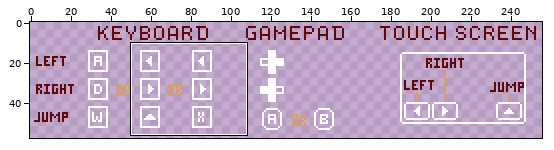
Pixel-art file: src/UI/Settings/controls.aseprite. Above: a wide view before the commit, with the close-up outlined.
Close-up. Earlier state:
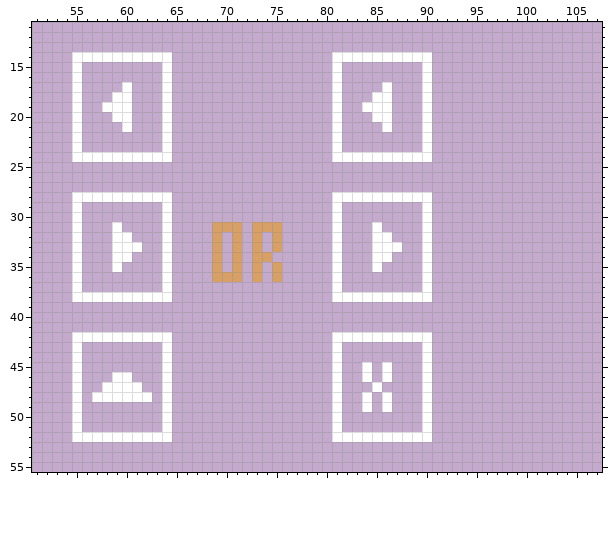
256x59 pixels, 1 frame. Shown: x 51..107, y 11..55. The wide view leaves out empty margins.
The same view after the edit:
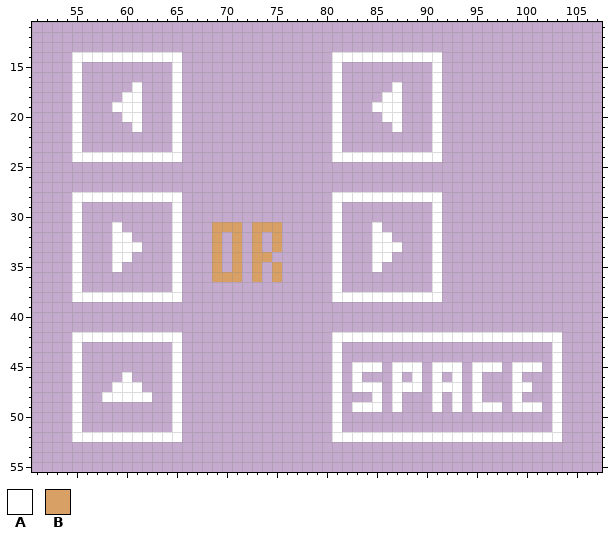
Palette (. is transparent): A #ffffff  B #d9a066
Log entry: feat: now switches controls tutorial panel if touch screen or not
Edits made:
@@ x 56..93 @@
 13 ......................................
-14 AAAAAAAAA................AAAAAAAAAA...
-15 ........A................A........A...
-16 ........A................A........A...
-17 ....A...A................A....A...A...
-18 ...AA...A................A...AA...A...
-19 ..AAA...A................A..AAA...A...
-20 ...AA...A................A...AA...A...
-21 ....A...A................A....A...A...
-22 ........A................A........A...
-23 ........A................A........A...
-24 AAAAAAAAA................AAAAAAAAAA...
+14 AAAAAAAAAA...............AAAAAAAAAAA..
+15 .........A...............A.........A..
+16 .........A...............A.........A..
+17 .....A...A...............A.....A...A..
+18 ....AA...A...............A....AA...A..
+19 ...AAA...A...............A...AAA...A..
+20 ....AA...A...............A....AA...A..
+21 .....A...A...............A.....A...A..
+22 .........A...............A.........A..
+23 .........A...............A.........A..
+24 AAAAAAAAAA...............AAAAAAAAAAA..
 25 ......................................
@@ x 62..93 @@
 27 ................................
-28 AAA................AAAAAAAAAA...
-29 ..A................A........A...
-30 ..A................A........A...
-31 ..A....BBB.BBB.....A...A....A...
-32 ..A....B.B.B.B.....A...AA...A...
-33 ..A....B.B.B.B.....A...AAA..A...
-34 ..A....B.B.BB......A...AA...A...
-35 ..A....B.B.B.B.....A...A....A...
-36 ..A....BBB.B.B.....A........A...
-37 ..A................A........A...
-38 AAA................AAAAAAAAAA...
+28 AAAA...............AAAAAAAAAAA..
+29 ...A...............A.........A..
+30 ...A...............A.........A..
+31 ...A...BBB.BBB.....A...A.....A..
+32 ...A...B.B.B.B.....A...AA....A..
+33 ...A...B.B.B.B.....A...AAA...A..
+34 ...A...B.B.BB......A...AA....A..
+35 ...A...B.B.B.B.....A...A.....A..
+36 ...A...BBB.B.B.....A.........A..
+37 ...A...............A.........A..
+38 AAAA...............AAAAAAAAAAA..
 39 ................................
@@ x 51..107 @@
 41 .........................................................
-42 ....AAAAAAAAAA................AAAAAAAAAA.................
-43 ....A........A................A........A.................
-44 ....A........A................A........A.................
-45 ....A........A................A..A.A...A.................
-46 ....A...AA...A................A..A.A...A.................
-47 ....A..AAAA..A................A...A....A.................
-48 ....A.AAAAAA.A................A..A.A...A.................
-49 ....A........A................A..A.A...A.................
-50 ....A........A................A........A.................
-51 ....A........A................A........A.................
-52 ....AAAAAAAAAA................AAAAAAAAAA.................
+42 ....AAAAAAAAAAA...............AAAAAAAAAAAAAAAAAAAAAAA....
+43 ....A.........A...............A.....................A....
+44 ....A.........A...............A.....................A....
+45 ....A.........A...............A.AAA.AAA.AAA.AAA.AAA.A....
+46 ....A....A....A...............A.A...A.A.A.A.A...A...A....
+47 ....A...AAA...A...............A.AAA.AAA.AAA.A...AA..A....
+48 ....A..AAAAA..A...............A...A.A...A.A.A...A...A....
+49 ....A.........A...............A.AAA.A...A.A.AAA.AAA.A....
+50 ....A.........A...............A.....................A....
+51 ....A.........A...............A.....................A....
+52 ....AAAAAAAAAAA...............AAAAAAAAAAAAAAAAAAAAAAA....
 53 .........................................................
Pixel boxes of the changes (left, top, right, bottom) in both close-ups:
changed: (92, 52, 182, 442)
changed: (352, 52, 562, 442)
